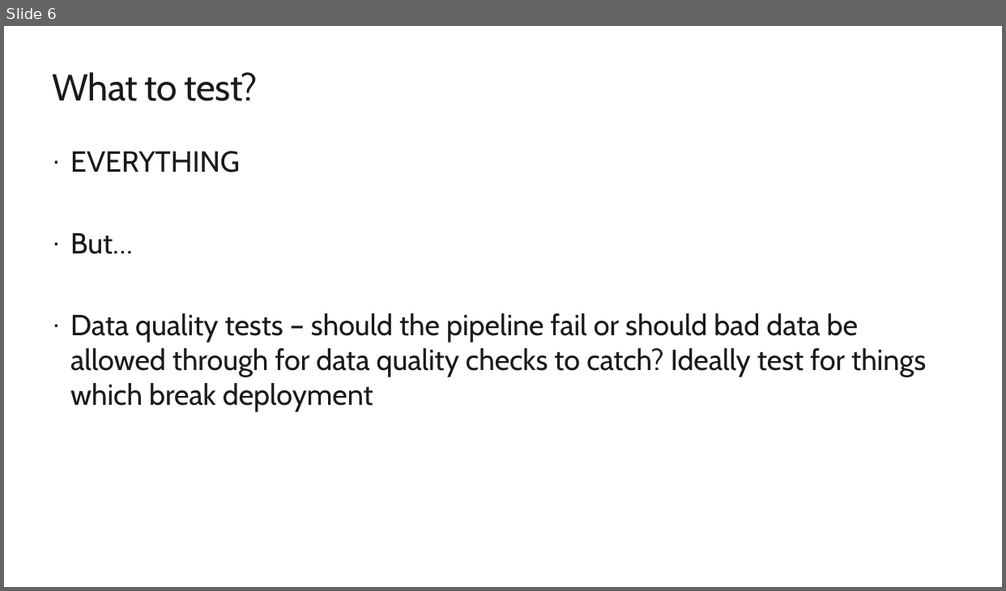
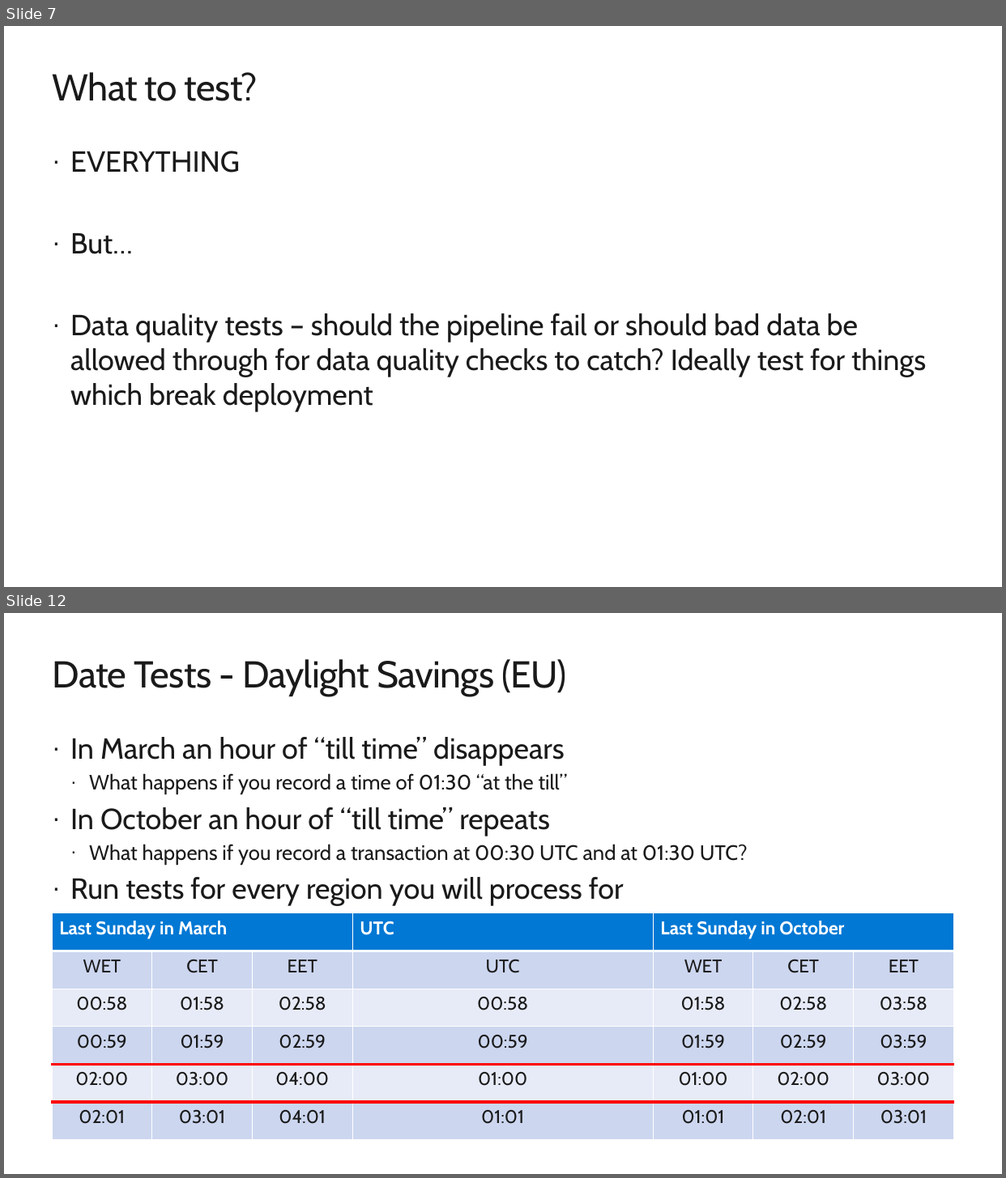
Before and after one commit to arevaloisabel/agiledataoops, a slide deck: Presentations/Testing Intro.pptx. Shown one above the other, each under a label of ours: slide 6 before the commit, slides 7 and 12 after it; the slides between them are not shown. The pictures are 1006x591 and 1006x1178 pixels, drawn with LibreOffice and Linux fonts; fonts in the diff are those of the drawing; background and template pictures are left out. Boxes give left, top, right and bottom in pixels: in the first picture for what was removed or moved away, otherwise in the second. Text is boxed around its words. In the diff, an @@ line names an element or a change of style, - is before the commit and + after.

```diff
--- a/Presentations/Testing Intro.pptx
+++ b/Presentations/Testing Intro.pptx
@@ slide 12 added at (4, 613, 1002, 1174), background #FFFFFF @@
@@ title added at (52, 659, 566, 696), 36 pt, text #1A1A1A @@
+Date Tests - Daylight Savings (EU)
@@ text added at (70, 737, 748, 906), 28 pt, text #1A1A1A @@
+· In March an hour of “till time” disappears
+  · What happens if you record a time of 01:30 “at the till”
+· In October an hour of “till time” repeats
+  · What happens if you record a transaction at 00:30 UTC and at 01:30 UTC?
+· Run tests for every region you will process for
@@ table added at (52, 914, 955, 1140), 6 rows, 7 columns @@
+Last Sunday in March |  |  | UTC | Last Sunday in October |  | 
+WET | CET | EET | UTC | WET | CET | EET
+00:58 | 01:58 | 02:58 | 00:58 | 01:58 | 02:58 | 03:58
+00:59 | 01:59 | 02:59 | 00:59 | 01:59 | 02:59 | 03:59
+02:00 | 03:00 | 04:00 | 01:00 | 01:00 | 02:00 | 03:00
+02:01 | 03:01 | 04:01 | 01:01 | 01:01 | 02:01 | 03:01
@@ what was slide 6 is now slide 7 @@
```
Also in this commit, not shown: 5 slides changed, 10 other slides added, 6 other files.
